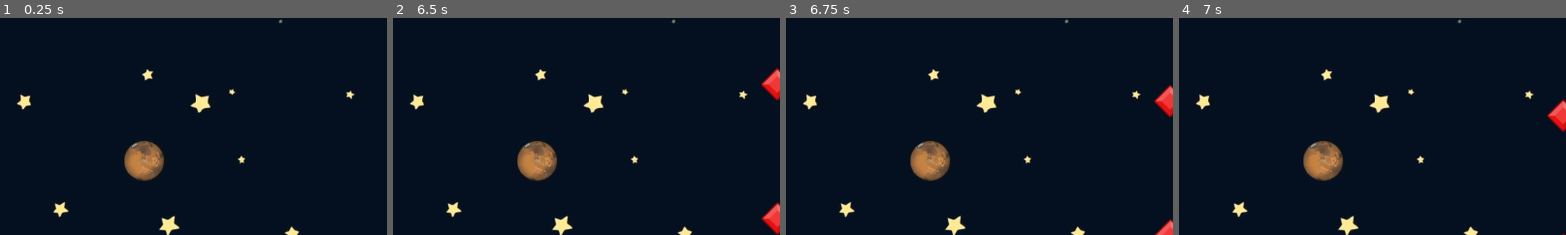
Above: before the commit, frames 1-4 (left to right).
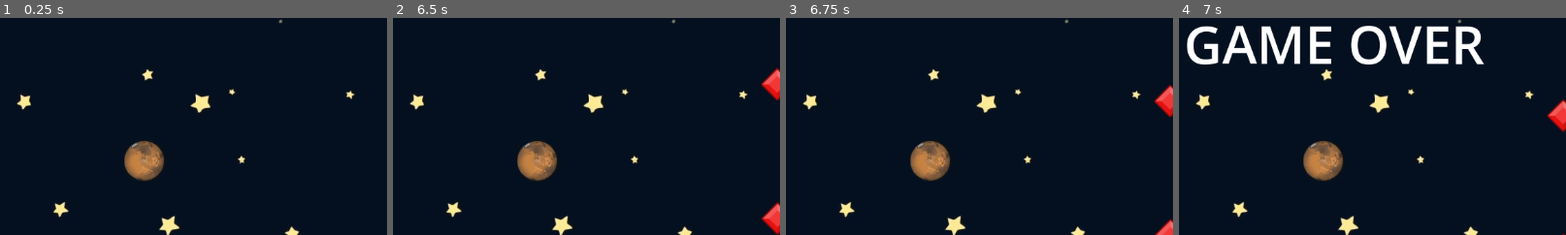
Above: after the commit, the same moments.

Repository: JaseBird/Gem-Catcher
Game: Godot game, scene res://scenes/game.tscn
The game is run twice, just before and just after one commit, with the same random seed, the same clock (stepped at 60 frames per second) and the same inputs.
Inputs:
- Up to frame 1 (0.25 s): no input
- Up to frame 2 (6.5 s): tap Enter at 0.5 s; hold D (right) 0.53-1.28 s; hold A (left) 1.28-2.03 s; hold D (right) 2.03-3.53 s; hold A (left) 3.53-5.78 s; hold D (right) from 5.78 s (still down)
- Up to frame 3 (6.75 s): keep holding D (right)
- Up to frame 4 (7 s): keep holding D (right)
The pictures show only the part of the screen within x 28-78%, y 15-65%; the shares and areas given below are measured in that part.

Frames 1-3 are identical in both runs. In frame 4, 6.0% of the frame differs, in the area x 2-79%, y 3-22%.

Commit message:
feat: add game over text, V1.0 complete

Diff:
--- a/scenes/game.gd
+++ b/scenes/game.gd
@@ -5,6 +5,7 @@
 @export var gem_scene: PackedScene
 
 @onready var score_label: Label = $ScoreLabel
+@onready var game_over_label: Label = $GameOverLabel
 @onready var spawn_timer: Timer = $SpawnTimer
 @onready var audio_stream_player_2d: AudioStreamPlayer2D = $AudioStreamPlayer2D
 
@@ -31,6 +32,7 @@
 func stop_all() -> void:
 	spawn_timer.stop()
 	play_gameover()
+	game_over_label.visible = true
 	for child in get_children():
 		child.set_process(false)
 
